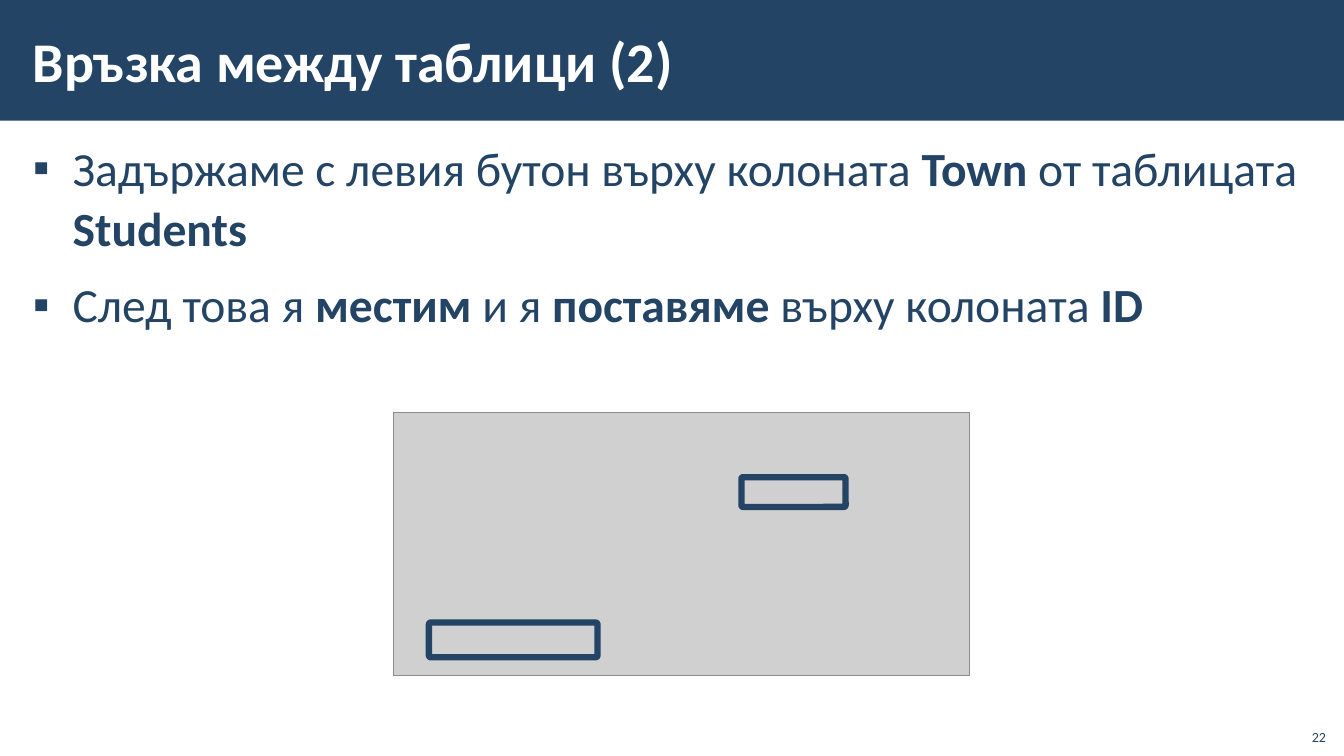
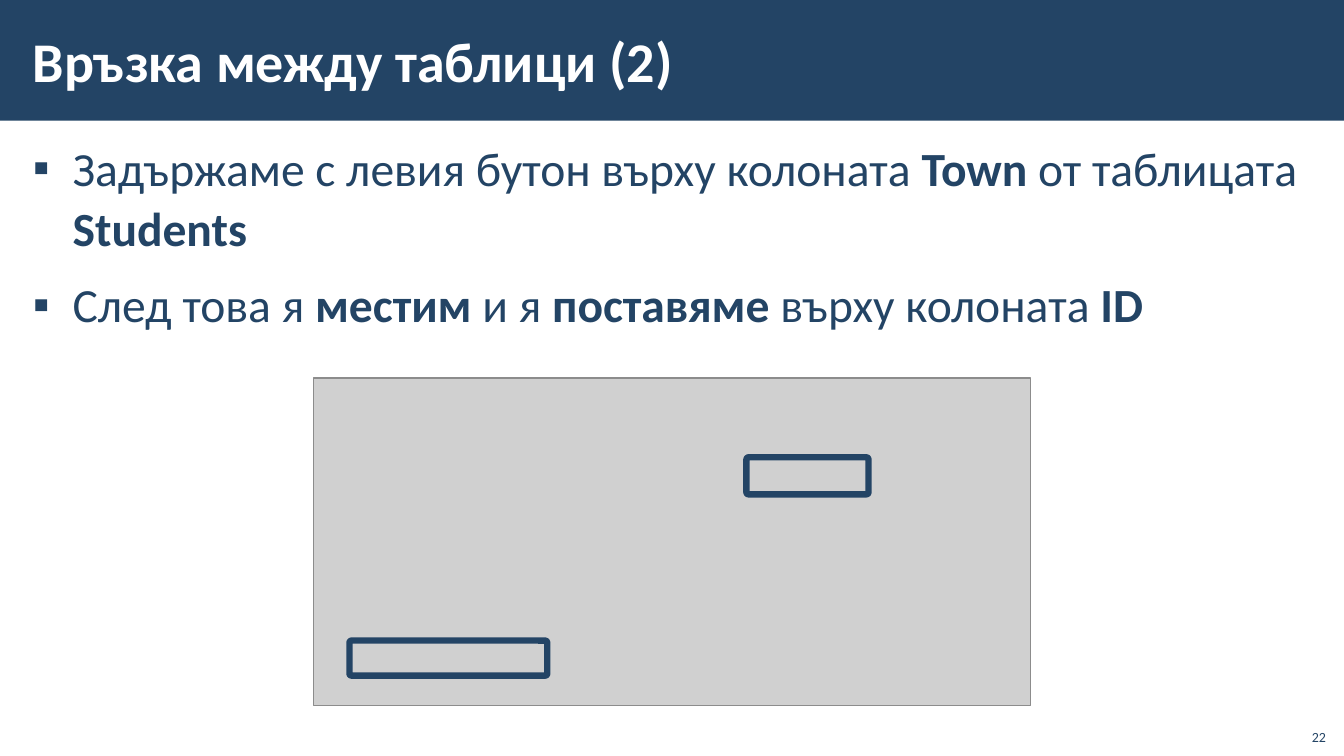
Before and after one commit to BG-IT-Edu/School-Programming, a slide deck: slide 22 of Courses/Software-Sciences/Module-3-Databases-New/13-MS-Access/13-MS-Access-Basics.pptx. Drawn at 1344x756 pixels with LibreOffice and Linux fonts; fonts in the diff are those of the drawing; grey boxes stand for pictures; background and template pictures are left out. Boxes give left, top, right and bottom in pixels: in the first picture for what was removed or moved away, otherwise in the second. Text is boxed around its words. In the diff, an @@ line names an element or a change of style, - is before the commit and + after.

```diff
--- a/Courses/Software-Sciences/Module-3-Databases-New/13-MS-Access/13-MS-Access-Basics.pptx
+++ b/Courses/Software-Sciences/Module-3-Databases-New/13-MS-Access/13-MS-Access-Basics.pptx
@@ picture: place and size @@
-picture at bbox=[394, 412, 970, 676]
+picture at bbox=[314, 378, 1030, 706]
@@ rounded rectangle: place and size @@
-rounded rectangle at bbox=[742, 477, 846, 507]
+rounded rectangle at bbox=[746, 458, 868, 495]
@@ rounded rectangle: place and size @@
-rounded rectangle at bbox=[430, 623, 598, 657]
+rounded rectangle at bbox=[350, 641, 547, 677]
```
Also in this commit, not shown: 5 other slides changed.
